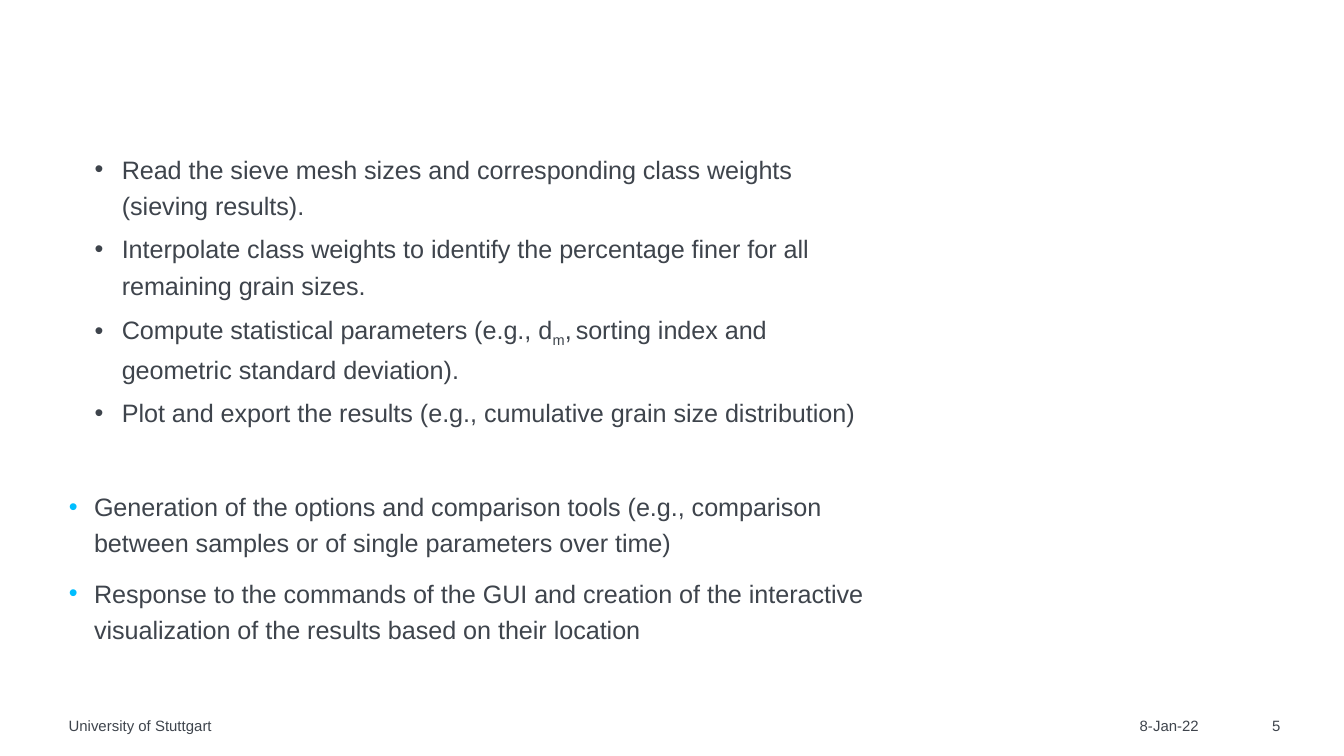
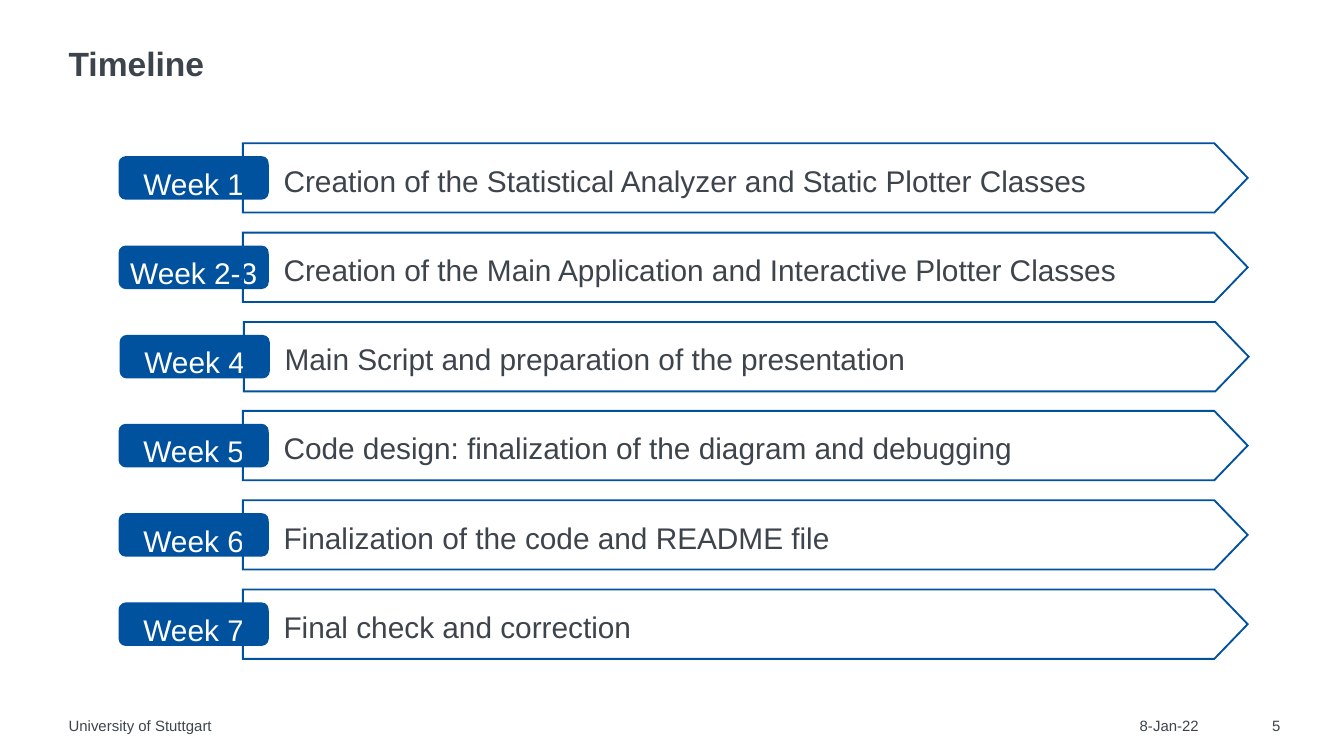
Before and after one commit to federicascolari8/PythonProject, a slide deck: slide 5 of First_Presentation.pptx. Drawn at 1344x756 pixels with LibreOffice and Linux fonts; fonts in the diff are those of the drawing. Boxes give left, top, right and bottom in pixels: in the first picture for what was removed or moved away, otherwise in the second. Text is boxed around its words. In the diff, an @@ line names an element or a change of style, - is before the commit and + after.

```diff
--- a/First_Presentation.pptx
+++ b/First_Presentation.pptx
@@ title added at <box>69,51,205,77</box>, 18 pt, text #3E444C, bold @@
+Timeline
@@ right arrow added at <box>243,144,1249,214</box>, outline #00519E 1 pt @@
@@ text removed at <box>94,160,863,640</box> @@
-  • Read the sieve mesh sizes and corresponding class weights (sieving results).
-  • Interpolate class weights to identify the percentage finer for all remaining grain sizes.
-  • Compute statistical parameters (e.g., dm, sorting index and geometric standard deviation).
-  • Plot and export the results (e.g., cumulative grain size distribution)
-• Generation of the options and comparison tools (e.g., comparison between samples or of single parameters over time)
-• Response to the commands of the GUI and creation of the interactive visualization of the results based on their location
@@ rounded rectangle added at <box>118,156,269,199</box>, fill #00519E, 16 pt, text #FFFFFF @@
+Week 1
@@ text added at <box>284,170,1086,197</box>, 16 pt, text #3E444C @@
+Creation of the Statistical Analyzer and Static Plotter Classes
@@ right arrow added at <box>243,233,1249,302</box>, outline #00519E 1 pt @@
@@ rounded rectangle added at <box>118,246,269,289</box>, fill #00519E, 16 pt, text #FFFFFF @@
+Week 2-3
@@ text added at <box>284,259,1116,287</box>, 16 pt, text #3E444C @@
+Creation of the Main Application and Interactive Plotter Classes
@@ right arrow added at <box>243,323,1249,392</box>, outline #00519E 1 pt @@
@@ rounded rectangle added at <box>120,335,270,378</box>, fill #00519E, 16 pt, text #FFFFFF @@
+Week 4
@@ text added at <box>285,348,905,376</box>, 16 pt, text #3E444C @@
+Main Script and preparation of the presentation
@@ right arrow added at <box>243,411,1249,481</box>, outline #00519E 1 pt @@
@@ rounded rectangle added at <box>118,423,269,466</box>, fill #00519E, 16 pt, text #FFFFFF @@
+Week 5
@@ text added at <box>284,437,1012,465</box>, 16 pt, text #3E444C @@
+Code design: finalization of the diagram and debugging
@@ right arrow added at <box>243,500,1249,570</box>, outline #00519E 1 pt @@
@@ rounded rectangle added at <box>118,513,269,556</box>, fill #00519E, 16 pt, text #FFFFFF @@
+Week 6
@@ text added at <box>284,527,829,550</box>, 16 pt, text #3E444C @@
+Finalization of the code and README file
@@ right arrow added at <box>243,590,1249,660</box>, outline #00519E 1 pt @@
@@ rounded rectangle added at <box>118,602,269,645</box>, fill #00519E, 16 pt, text #FFFFFF @@
+Week 7
@@ text added at <box>284,616,631,639</box>, 16 pt, text #3E444C @@
+Final check and correction
```
Also in this commit, not shown: 2 other slides changed, 1 slide added, 1 slide removed.
